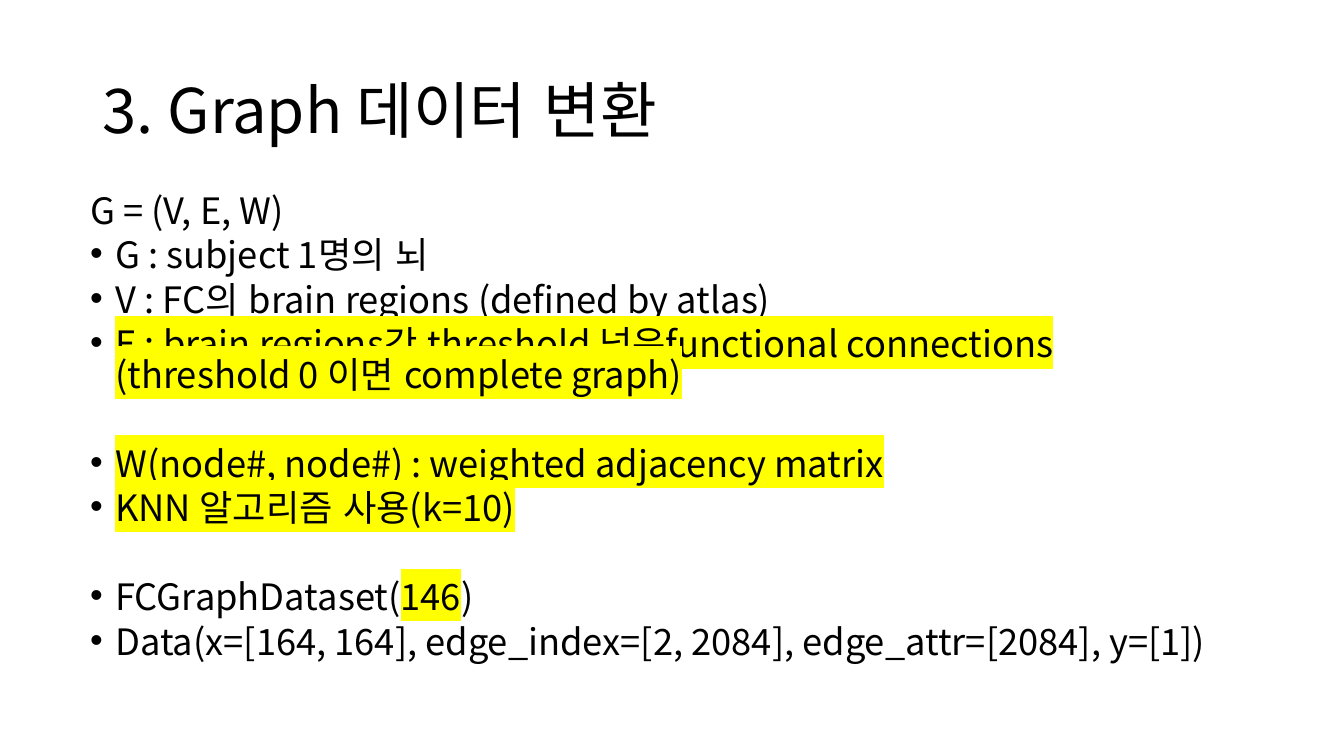
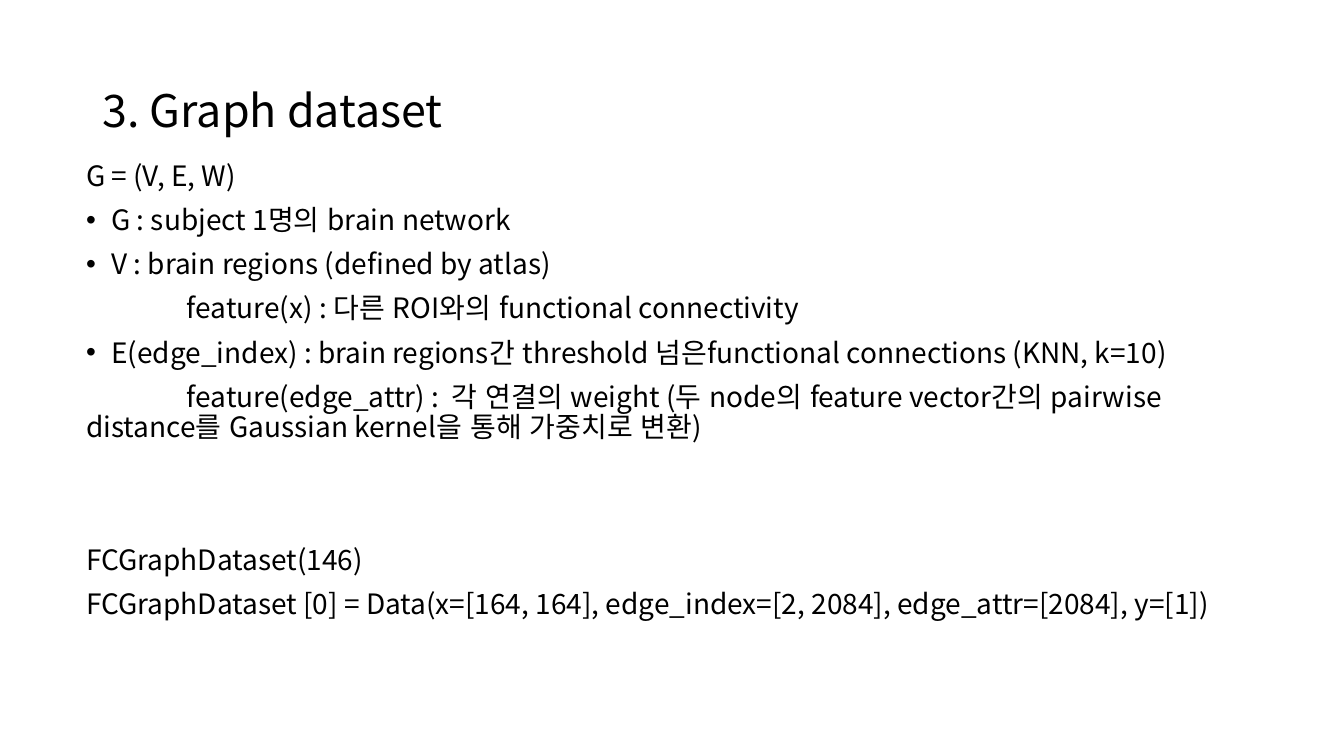
Before and after one commit to janett105/GNN_SCHZ, a slide deck: slide 7 of Presentation/초기 발표.pptx. Drawn at 1344x756 pixels with LibreOffice and Linux fonts; fonts in the diff are those of the drawing. Boxes give left, top, right and bottom in pixels: in the first picture for what was removed or moved away, otherwise in the second. Text is boxed around its words. In the diff, an @@ line names an element or a change of style, - is before the commit and + after.

Commit message:
adjacency

```diff
--- a/Presentation/초기 발표.pptx
+++ b/Presentation/초기 발표.pptx
@@ title at [102, 91, 443, 138]: text changed; size 44 to 32 pt @@
-3. Graph 데이터 변환
+3. Graph dataset
@@ text "G = (V, E, W)": place and size @@
-text "G = (V, E, W)" at [90, 194, 1205, 664]
+text "G = (V, E, W)" at [86, 163, 1208, 621]
@@ text at [86, 163, 363, 577]: size 25.9 to 20 pt in "G = (V, E, W)", "FCGraphDataset(146)"; highlight #FFFF00 to none in "FCGraphDataset(146)"; line spacing 0.7 to 0.9; bullet • to none @@
@@ text at [86, 206, 1167, 443]: text changed; size 25.9 to 20 pt @@
-• G : subject 1명의 뇌
-• V : FC의 brain regions (defined by atlas)
-• E : brain regions간 threshold 넘은functional connections (threshold 0 이면 complete graph)
-• W(node#, node#) : weighted adjacency matrix
-• KNN 알고리즘 사용(k=10)
+• G : subject 1명의 brain network
+• V : brain regions (defined by atlas)
+feature(x) : 다른 ROI와의 functional connectivity
+• E(edge_index) : brain regions간 threshold 넘은functional connections (KNN, k=10)
+feature(edge_attr) : 각 연결의 weight (두 node의 feature vector간의 pairwise distance를 Gaussian kernel을 통해 가중치로 변환)
@@ text at [86, 591, 1208, 621]: text changed; size 25.9 to 20 pt @@
-• Data(x=[164, 164], edge_index=[2, 2084], edge_attr=[2084], y=[1])
+FCGraphDataset [0] = Data(x=[164, 164], edge_index=[2, 2084], edge_attr=[2084], y=[1])
```
Also in this commit, not shown: 3 other slides changed, 3 slides added, 42 other files.
